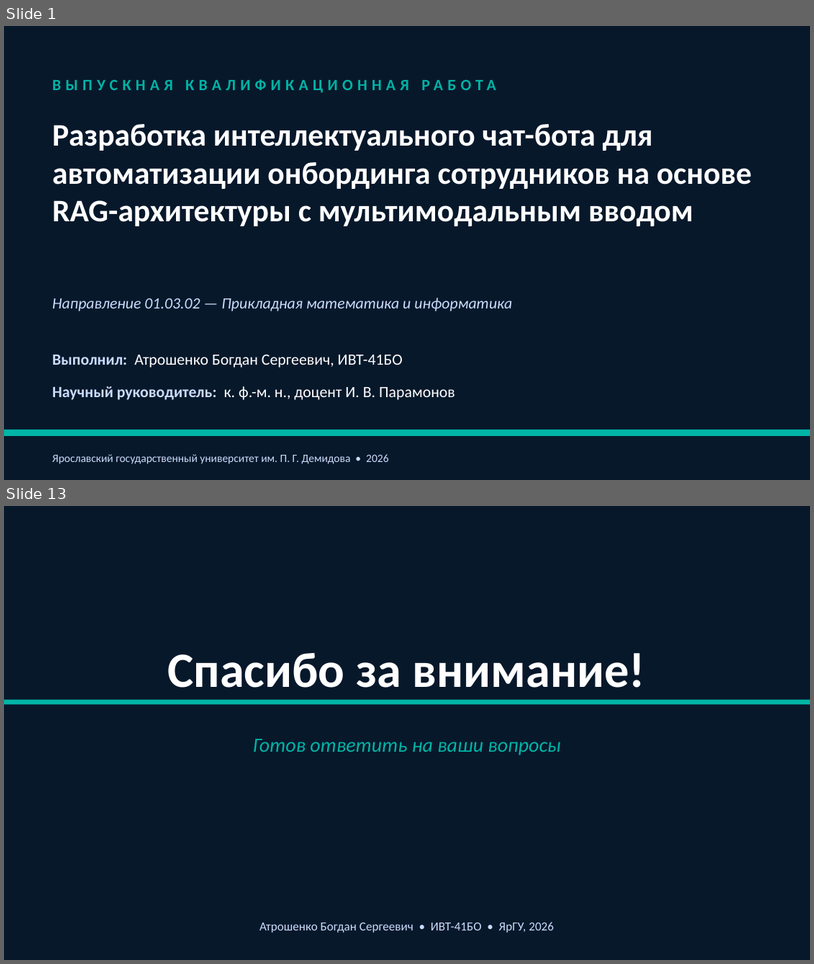
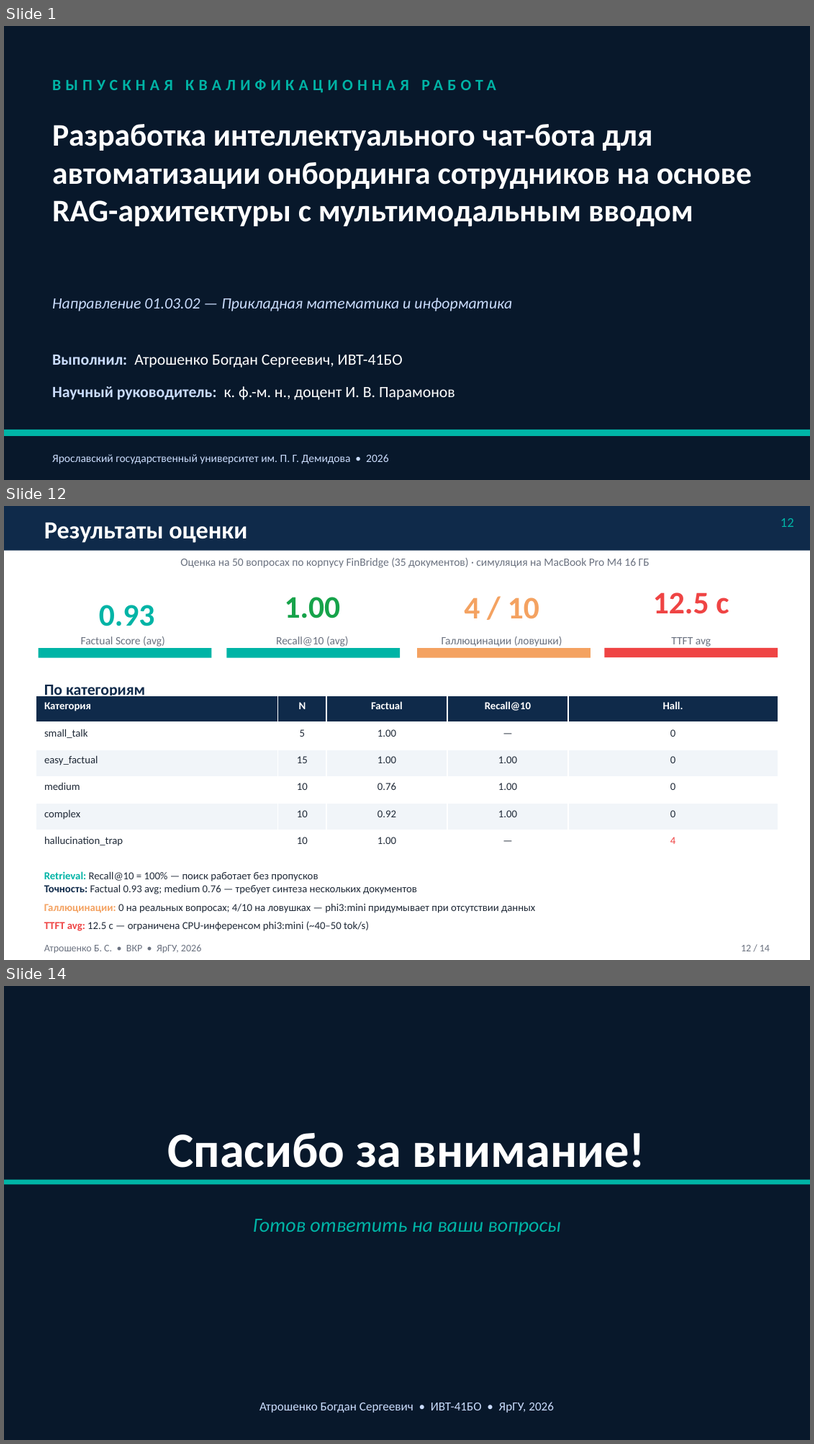
Before and after one commit to Raisin228/RAG-agent-system-onboarding-employees, a slide deck: papers/Презентация_защита.pptx. Shown one above the other, each under a label of ours: slides 1 and 13 before the commit, slides 1, 12 and 14 after it; the slides between them are not shown. The pictures are 814x964 and 814x1444 pixels, drawn with LibreOffice and Linux fonts; fonts in the diff are those of the drawing. Boxes give left, top, right and bottom in pixels: in the first picture for what was removed or moved away, otherwise in the second. Text is boxed around its words. In the diff, an @@ line names an element or a change of style, - is before the commit and + after.

```diff
--- a/papers/Презентация_защита.pptx
+++ b/papers/Презентация_защита.pptx
@@ slide 12 added at <box>4,506,810,960</box>, background #FFFFFF @@
@@ rectangle added at <box>4,506,810,551</box>, fill #0F2A4A @@
@@ text added at <box>44,522,247,543</box>, 22 pt, text #FFFFFF, bold @@
+Результаты оценки
@@ text added at <box>781,518,795,527</box>, 12 pt, text #00B4A6 @@
+12
@@ text added at <box>180,558,650,568</box>, 10 pt, text #6B7280 @@
+Оценка на 50 вопросах по корпусу FinBridge (35 документов) · симуляция на MacBook Pro M4 16 ГБ
@@ rectangle added at <box>604,569,778,665</box>, fill #FFFFFF @@
@@ rectangle added at <box>36,591,210,665</box>, fill #FFFFFF @@
@@ rectangle added at <box>226,571,399,666</box>, fill #FFFFFF @@
@@ rectangle added at <box>415,574,589,665</box>, fill #FFFFFF @@
@@ text added at <box>99,605,155,626</box>, 28 pt, text #00B4A6, bold @@
+0.93
@@ text added at <box>285,597,341,618</box>, 28 pt, text #16A34A, bold @@
+1.00
@@ text added at <box>464,597,540,619</box>, 28 pt, text #F4A261, bold @@
+4 / 10
@@ text added at <box>653,592,729,614</box>, 28 pt, text #EF4444, bold @@
+12.5 с
@@ rectangle added at <box>38,648,211,658</box>, fill #00B4A6 @@
@@ text added at <box>81,636,165,646</box>, 10 pt, text #6B7280 @@
+Factual Score (avg)
@@ rectangle added at <box>226,648,400,658</box>, fill #00B4A6 @@
@@ text added at <box>276,636,349,646</box>, 10 pt, text #6B7280 @@
+Recall@10 (avg)
@@ rectangle added at <box>417,648,590,658</box>, fill #F4A261 @@
@@ text added at <box>442,636,563,646</box>, 10 pt, text #6B7280 @@
+Галлюцинации (ловушки)
@@ rectangle added at <box>604,648,778,658</box>, fill #EF4444 @@
@@ text added at <box>671,637,711,646</box>, 10 pt, text #6B7280 @@
+TTFT avg
@@ table added at <box>36,695,778,857</box>, 6 rows, 5 columns @@
+Категория | N | Factual | Recall@10 | Hall.
+small_talk | 5 | 1.00 | — | 0
+easy_factual | 15 | 1.00 | 1.00 | 0
+medium | 10 | 0.76 | 1.00 | 0
+complex | 10 | 0.92 | 1.00 | 0
+hallucination_trap | 10 | 1.00 | — | 4
@@ text added at <box>44,685,145,700</box>, 14 pt, text #0F2A4A, bold @@
+По категориям
@@ text added at <box>44,871,535,931</box>, 9.5 pt, text #1F2937 @@
+Retrieval: Recall@10 = 100% — поиск работает без пропусков
+Точность: Factual 0.93 avg; medium 0.76 — требует синтеза нескольких документов
+Галлюцинации: 0 на реальных вопросах; 4/10 на ловушках — phi3:mini придумывает при отсутствии данных
+TTFT avg: 12.5 с — ограничена CPU-инференсом phi3:mini (~40–50 tok/s)
@@ text added at <box>44,944,201,952</box>, 9 pt, text #6B7280 @@
+Атрошенко Б. С. • ВКР • ЯрГУ, 2026
@@ text added at <box>741,944,770,951</box>, 9 pt, text #6B7280 @@
+12 / 14
@@ what was slide 13 is now slide 14 @@
```
Also in this commit, not shown: 10 slides changed, 1 other slide added, 1 slide removed.
